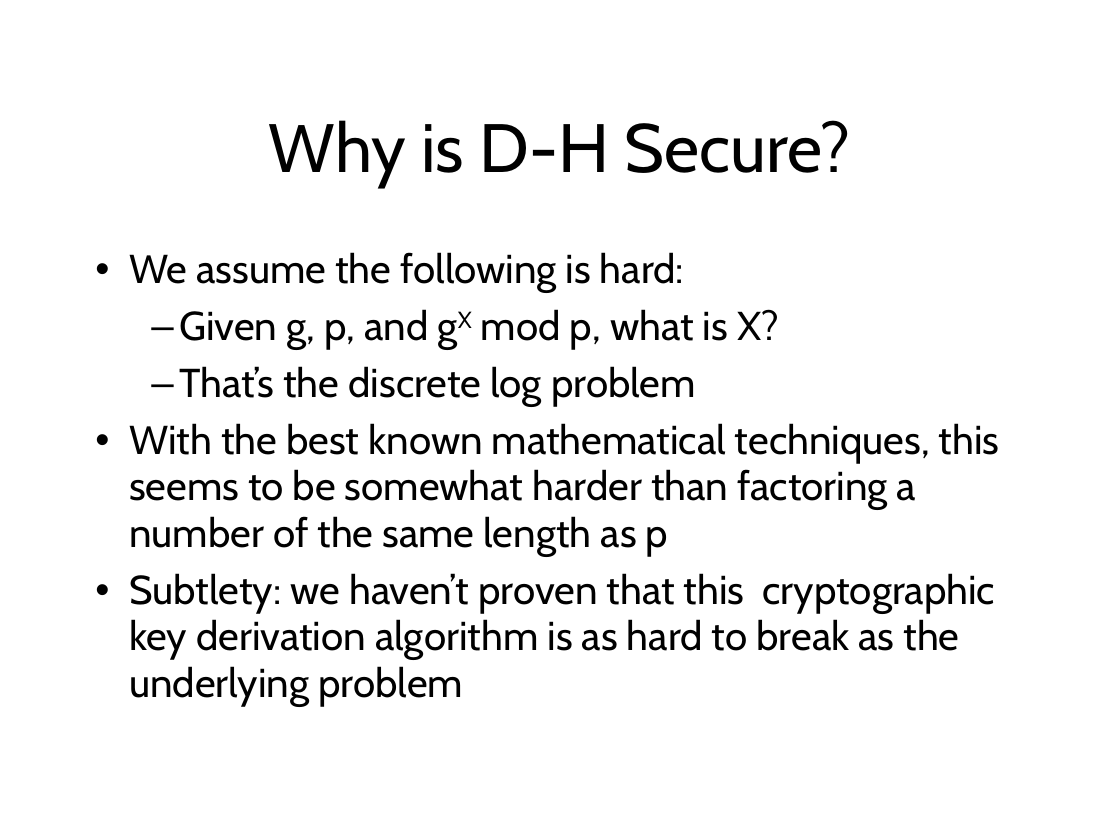
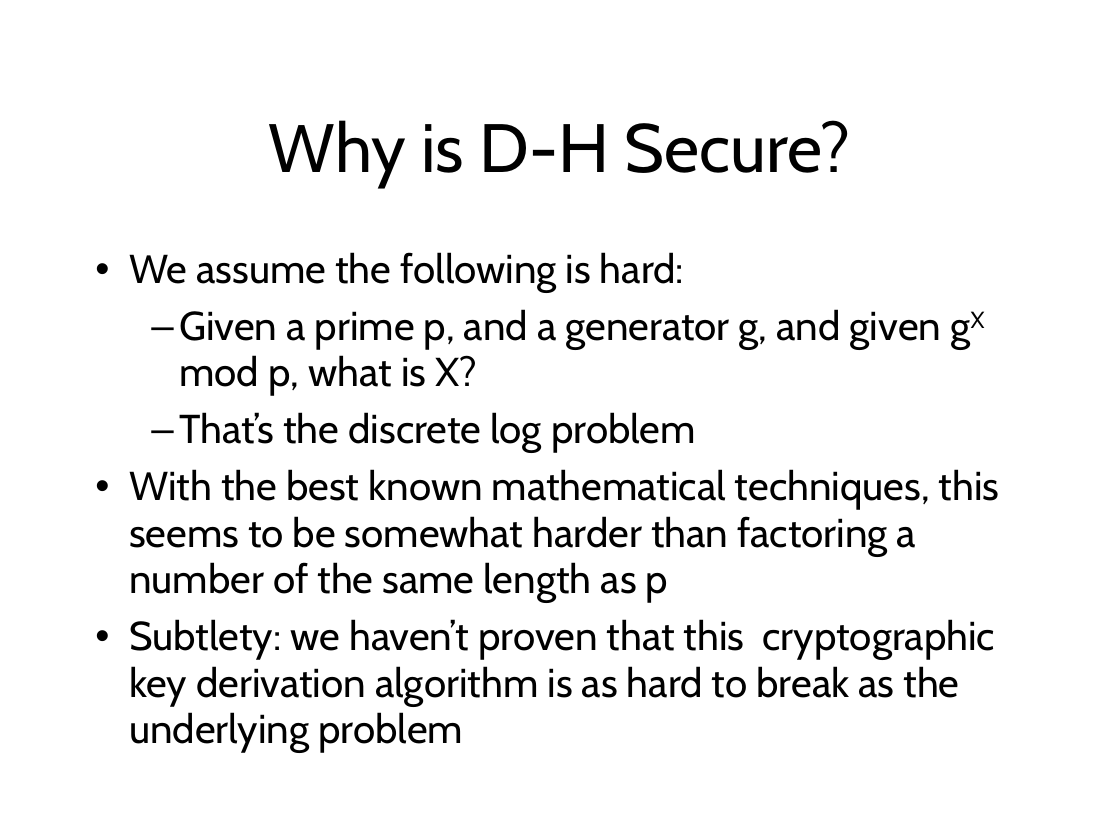
Before and after one commit to sftcd/cs7053, a slide deck: slide 130 of 2023lectures/04-crypto.odp. Drawn at 1120x840 pixels with LibreOffice and Linux fonts; fonts in the diff are those of the drawing. Boxes give left, top, right and bottom in pixels: in the first picture for what was removed or moved away, otherwise in the second. Text is boxed around its words. In the diff, an @@ line names an element or a change of style, - is before the commit and + after.

```diff
--- a/2023lectures/04-crypto.odp
+++ b/2023lectures/04-crypto.odp
@@ text at (179,309,941,396): text changed @@
-  – Given g, p, and gX mod p, what is X?
+  – Given a prime p, and a generator g, and given gX mod p, what is X?
```
Also in this commit, not shown: 3 other slides changed, 4 other files.
